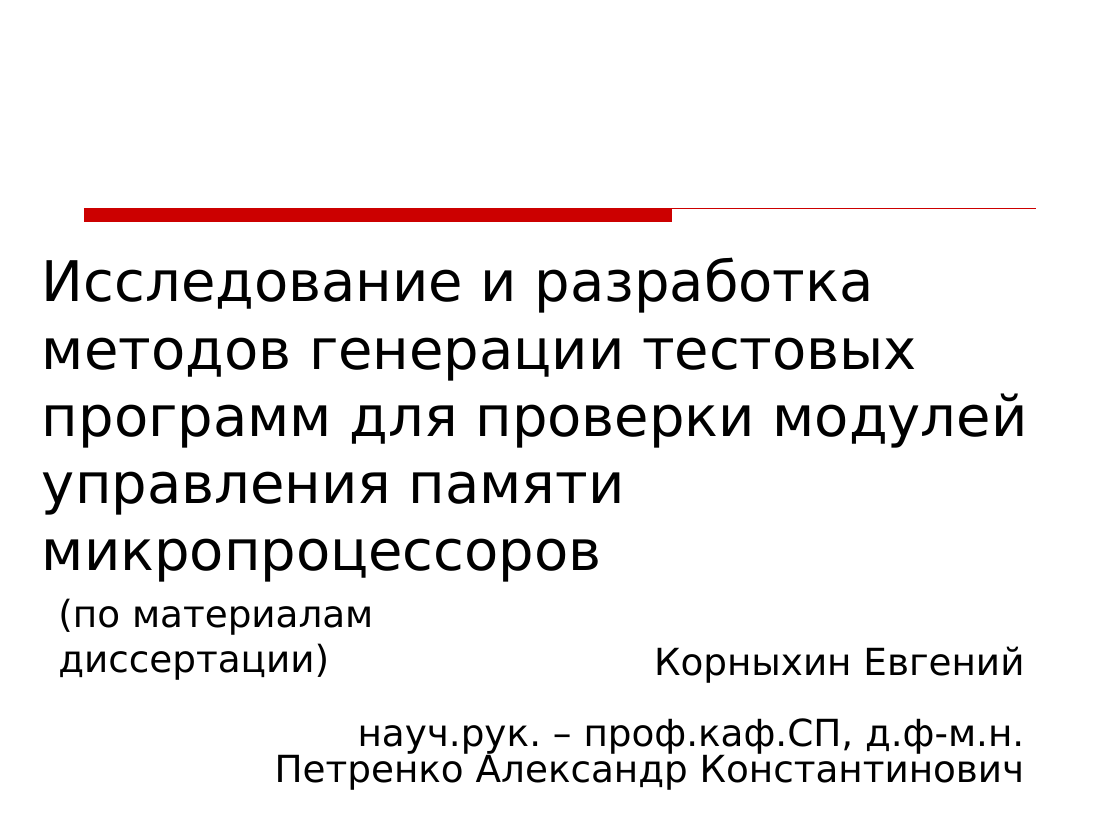
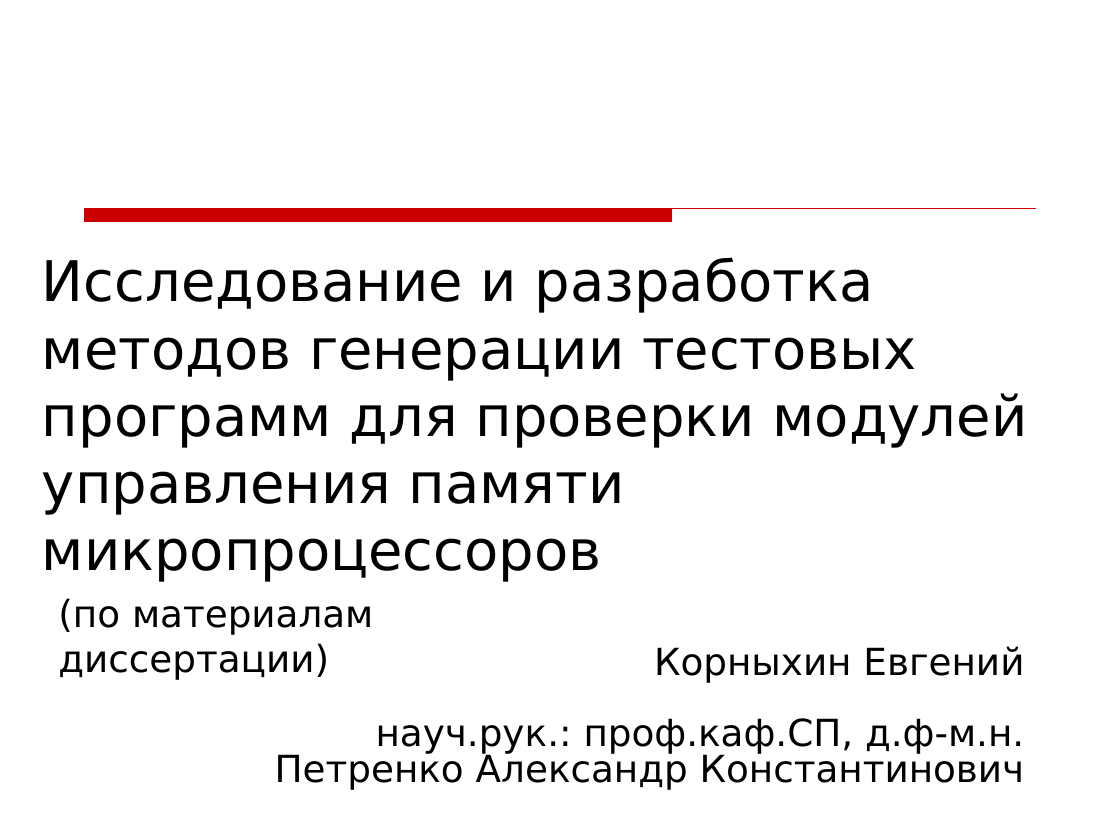
Before and after one commit to kornevgen/tesla-project, a slide deck: slide 1 of papers/THESIS/talks/Oct13 - ISP/isp-slides3.ppt. Drawn at 1120x840 pixels with LibreOffice and Linux fonts; fonts in the diff are those of the drawing; background and template pictures are left out. Boxes give left, top, right and bottom in pixels: in the first picture for what was removed or moved away, otherwise in the second. Text is boxed around its words. In the diff, an @@ line names an element or a change of style, - is before the commit and + after.

```diff
--- a/papers/THESIS/talks/Oct13 - ISP/isp-slides3.ppt
+++ b/papers/THESIS/talks/Oct13 - ISP/isp-slides3.ppt
@@ subtitle at (275,646,1025,790): text changed @@
-Корныхин Евгений
-науч.рук. – проф.каф.СП, д.ф-м.н.
-Петренко Александр Константинович
+Корныхин Евгений
+науч.рук.: проф.каф.СП, д.ф-м.н.
+Петренко Александр Константинович
```
Also in this commit, not shown: 3 other slides changed, 1 slide added, 6 slides removed.
